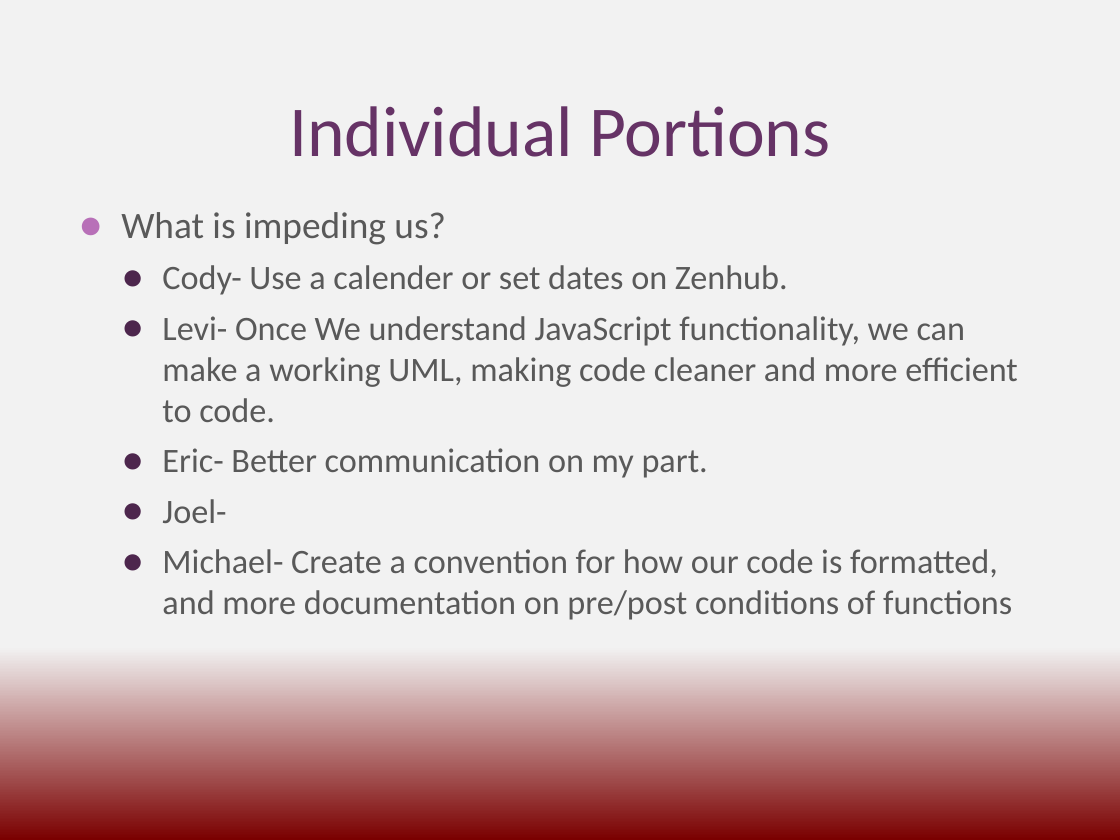
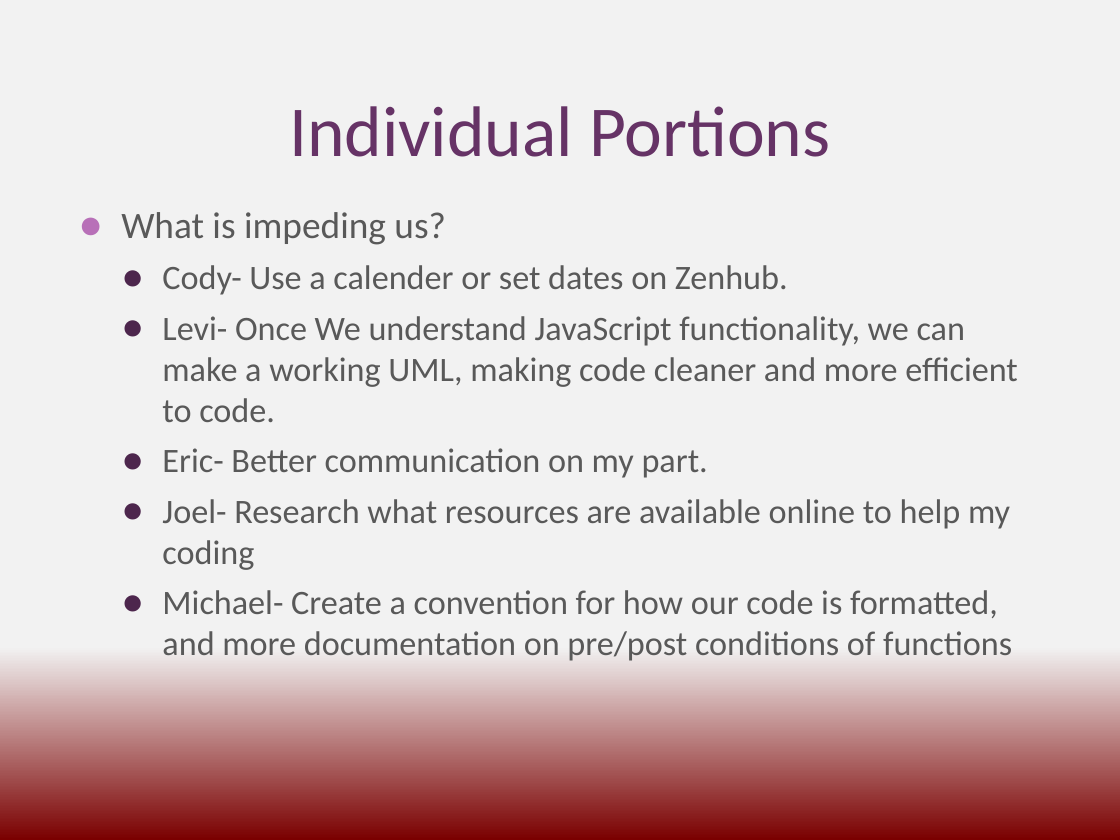
Before and after one commit to CS3398-Miranda-Cosgroves/GetRichTwitch, a slide deck: slide 2 of Retrospective.pptx. Drawn at 1120x840 pixels with LibreOffice and Linux fonts; fonts in the diff are those of the drawing. Boxes give left, top, right and bottom in pixels: in the first picture for what was removed or moved away, otherwise in the second. Text is boxed around its words. In the diff, an @@ line names an element or a change of style, - is before the commit and + after.

```diff
--- a/Retrospective.pptx
+++ b/Retrospective.pptx
@@ text at (162, 499, 1010, 570): text changed @@
-  ● Joel-
+  ● Joel- Research what resources are available online to help my coding
```
Also in this commit, not shown: 1 other slide changed.
